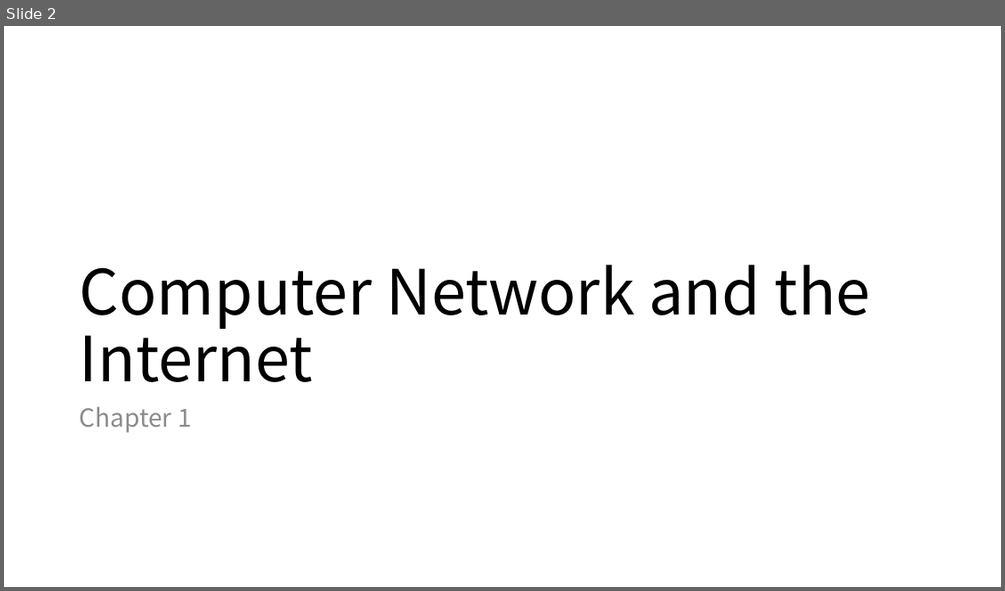
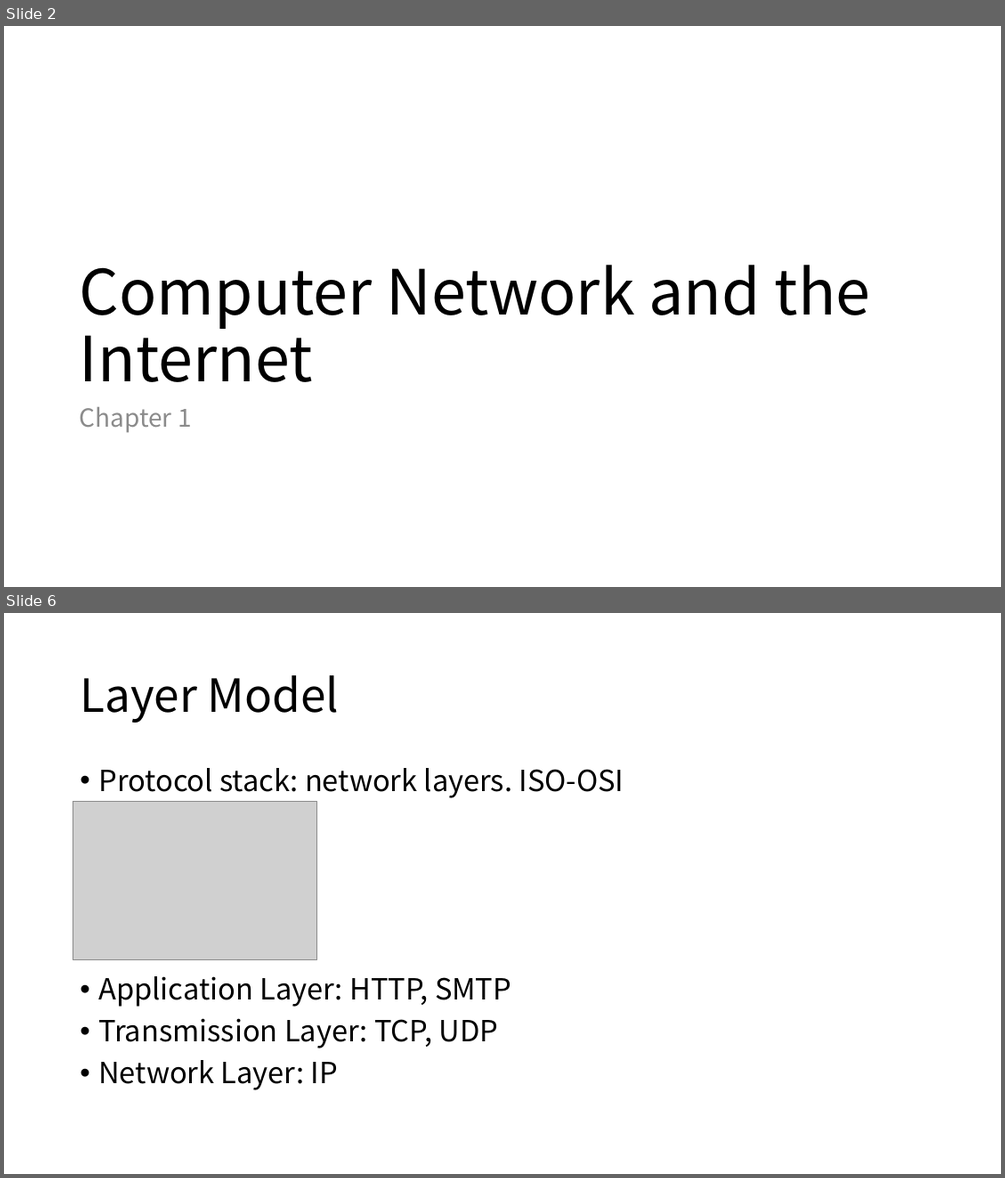
Before and after one commit to Lyther/wiki, a slide deck: docs/assets/Computer Network.pptx. Shown one above the other, each under a label of ours: slide 2 before the commit, slides 2 and 6 after it; the slides between them are not shown. The pictures are 1005x591 and 1005x1178 pixels, drawn with LibreOffice and Linux fonts; fonts in the diff are those of the drawing; grey boxes stand for pictures. Boxes give left, top, right and bottom in pixels: in the first picture for what was removed or moved away, otherwise in the second. Text is boxed around its words. In the diff, an @@ line names an element or a change of style, - is before the commit and + after.

Commit message:
update network ppt

```diff
--- a/docs/assets/Computer Network.pptx
+++ b/docs/assets/Computer Network.pptx
@@ slide 6 added at [4, 613, 1001, 1174], background #FFFFFF @@
@@ title added at [80, 675, 340, 722], 44 pt, text #000000 @@
+Layer Model
@@ text added at [98, 768, 624, 1090], 28 pt, text #000000 @@
+• Protocol stack: network layers. ISO-OSI
+• Application Layer: HTTP, SMTP
+• Transmission Layer: TCP, UDP
+• Network Layer: IP
@@ picture added at [73, 802, 317, 959] @@
```
Also in this commit, not shown: 26 other slides added, 6 other files.
